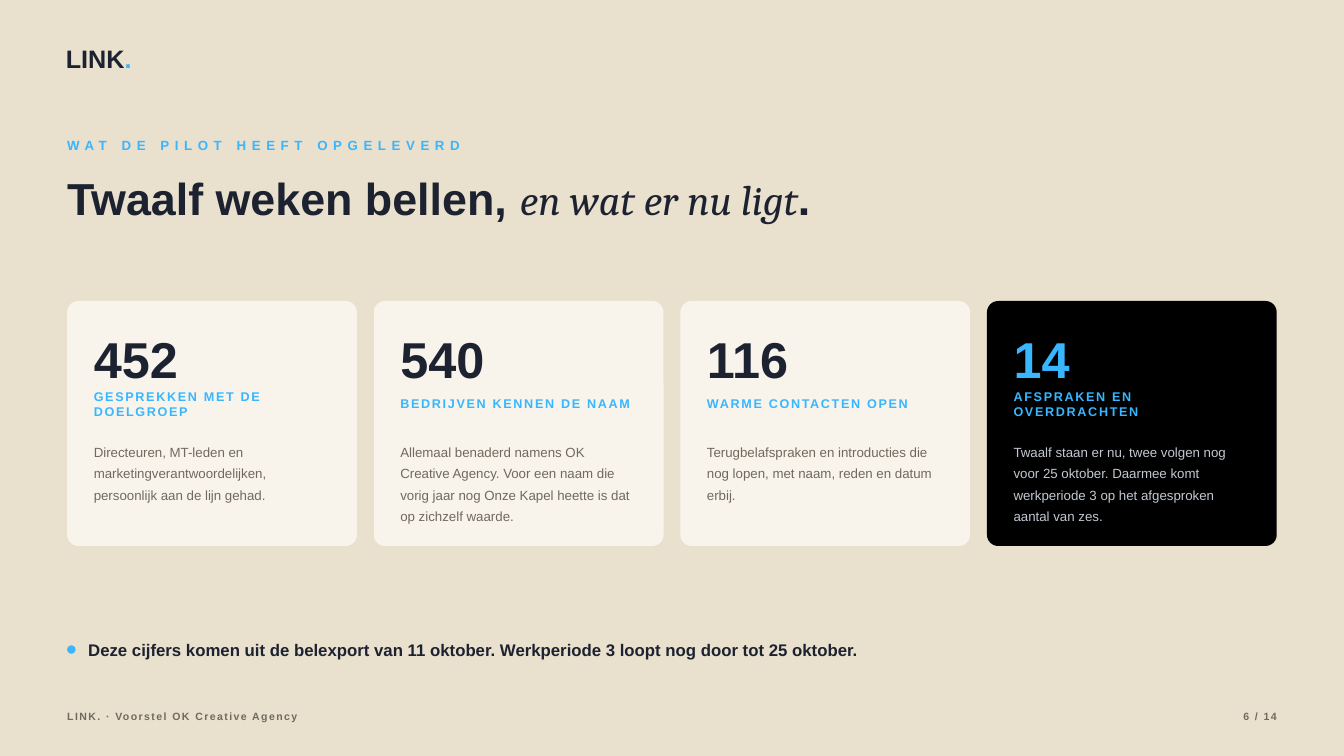
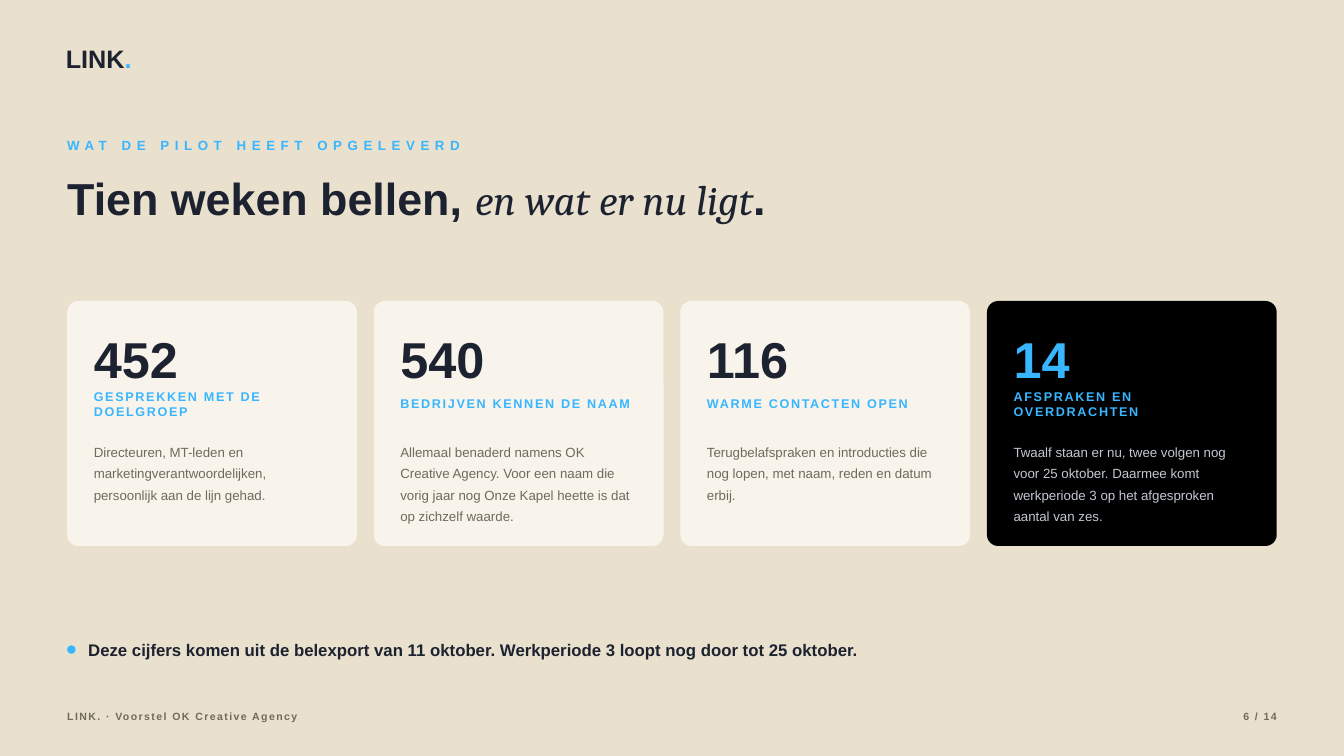
Before and after one commit to hens-lang/Test, a slide deck: slide 6 of output/LINK. voorstel OK Creative Agency.pptx. Drawn at 1344x756 pixels with LibreOffice and Linux fonts; fonts in the diff are those of the drawing. Boxes give left, top, right and bottom in pixels: in the first picture for what was removed or moved away, otherwise in the second. Text is boxed around its words. In the diff, an @@ line names an element or a change of style, - is before the commit and + after.

```diff
--- a/output/LINK. voorstel OK Creative Agency.pptx
+++ b/output/LINK. voorstel OK Creative Agency.pptx
@@ text at [67, 182, 753, 224]: text changed @@
-Twaalf weken bellen, en wat er nu ligt.
+Tien weken bellen, en wat er nu ligt.
```
Also in this commit, not shown: 2 other slides changed, 14 other files.
